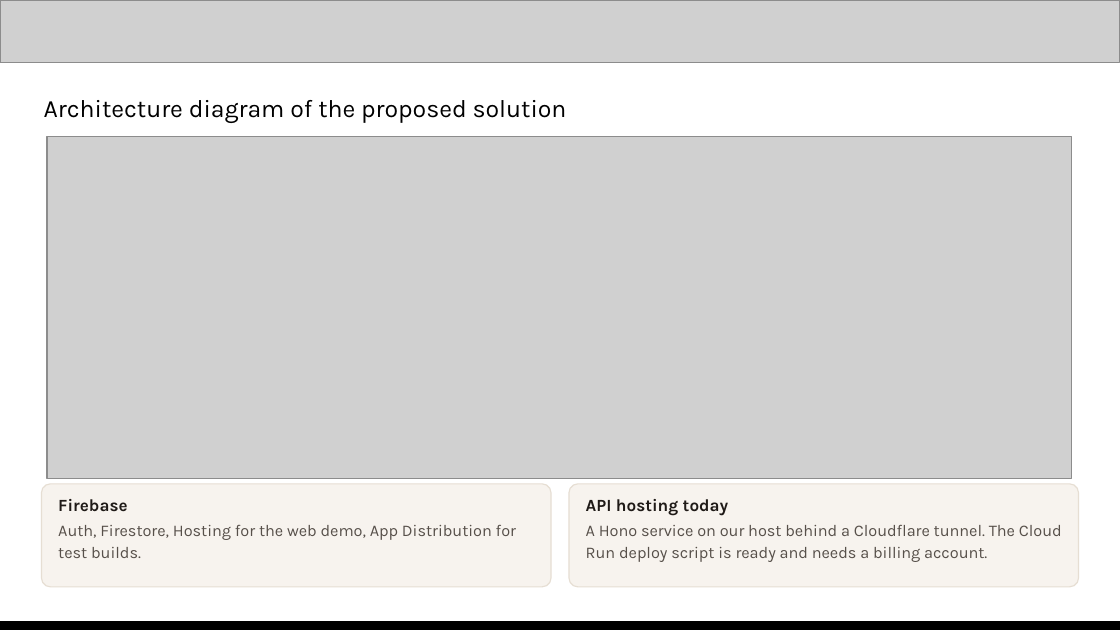
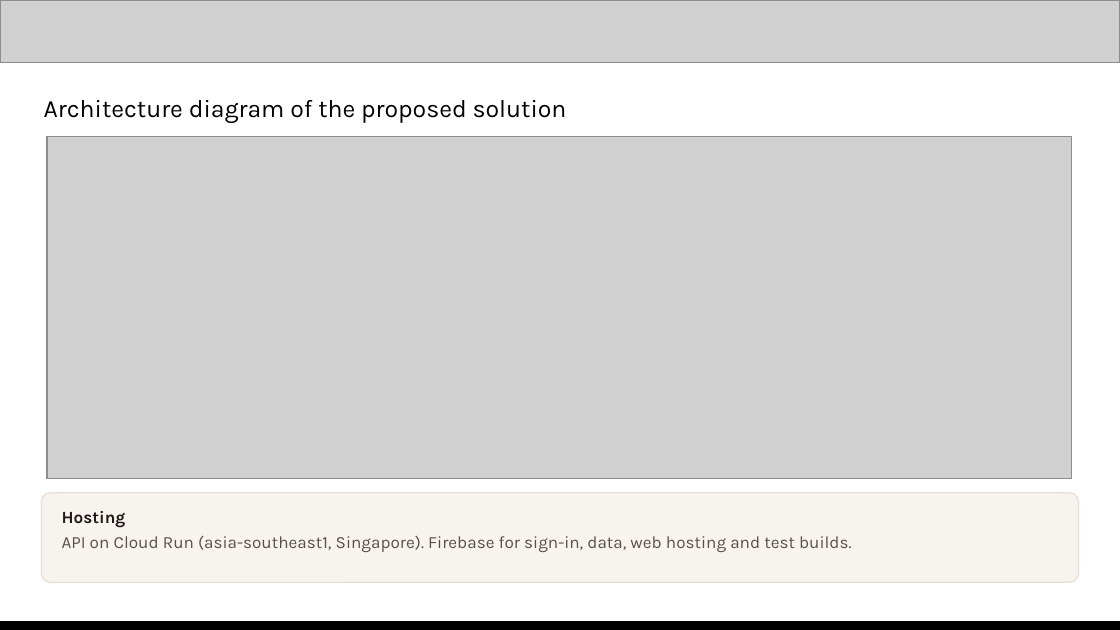
Before and after one commit to minthein128/scamshield, a slide deck: slide 7 of pitch/Kakwe-AIBuilderCup-submission.pptx. Drawn at 1120x630 pixels with LibreOffice and Linux fonts; fonts in the diff are those of the drawing; grey boxes stand for pictures. Boxes give left, top, right and bottom in pixels: in the first picture for what was removed or moved away, otherwise in the second. Text is boxed around its words. In the diff, an @@ line names an element or a change of style, - is before the commit and + after.

Commit message:
docs: final submission deck with Kakwe screens, Cloud Run hosting and web.app APK
Replaces every screenshot that showed the old name with Kakwe captures from
feat/production, uses the approved Home and Check v3 mockups on the
wireframe slide, states the API runs on Cloud Run in asia-southeast1, links
the APK on web.app and drops the done Cloud Run and Check redesign items
from the roadmap and the tunnel limit.

```diff
--- a/pitch/Kakwe-AIBuilderCup-submission.pptx
+++ b/pitch/Kakwe-AIBuilderCup-submission.pptx
@@ rounded rectangle: place and size @@
-rounded rectangle at [41, 484, 551, 587]
+rounded rectangle at [41, 493, 1079, 582]
@@ rounded rectangle at [41, 493, 1079, 582]: proportions changed @@
@@ rounded rectangle removed at [569, 484, 1079, 587] @@
@@ text removed at [586, 499, 1062, 562] @@
-API hosting today
-A Hono service on our host behind a Cloudflare tunnel. The Cloud Run deploy script is ready and needs a billing account.
@@ text at [62, 511, 852, 552]: text changed; size 10.5 to 11 pt @@
-Firebase
-Auth, Firestore, Hosting for the web demo, App Distribution for test builds.
+Hosting
+API on Cloud Run (asia-southeast1, Singapore). Firebase for sign-in, data, web hosting and test builds.
```
Also in this commit, not shown: 6 other slides changed, 44 other files.
